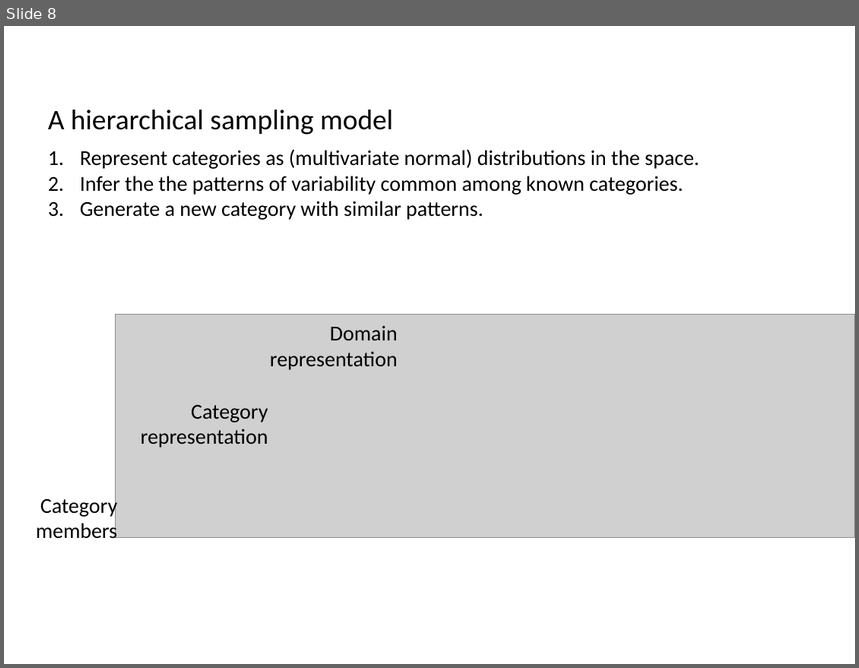
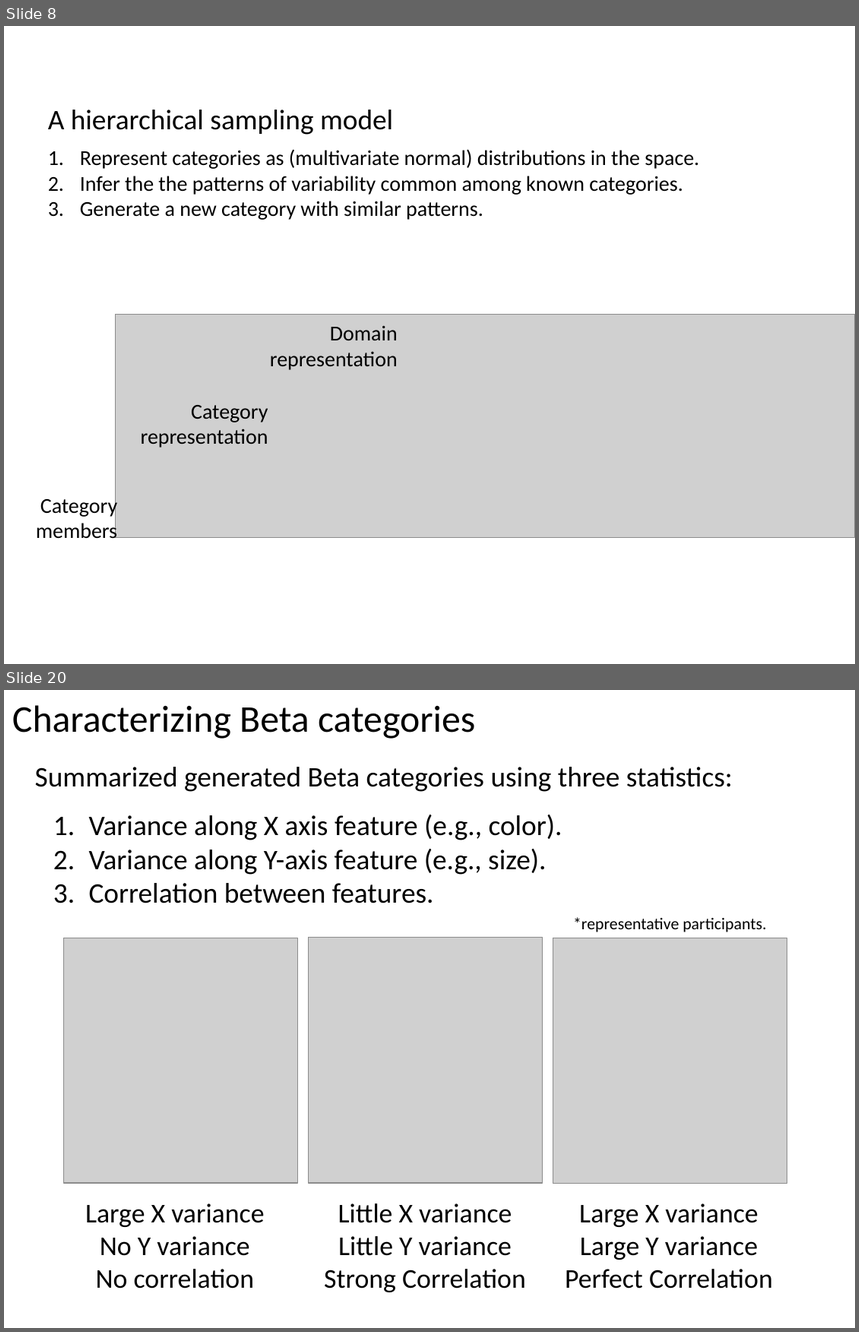
Before and after one commit to AusterweilLab/generating_categories, a slide deck: Presentations/ccn-bbag-march-2-2017.pptx. Shown one above the other, each under a label of ours: slide 8 before the commit, slides 8 and 20 after it; the slides between them are not shown. The pictures are 859x668 and 859x1332 pixels, drawn with LibreOffice and Linux fonts; fonts in the diff are those of the drawing; grey boxes stand for pictures. Boxes give left, top, right and bottom in pixels: in the first picture for what was removed or moved away, otherwise in the second. Text is boxed around its words. In the diff, an @@ line names an element or a change of style, - is before the commit and + after.

```diff
--- a/Presentations/ccn-bbag-march-2-2017.pptx
+++ b/Presentations/ccn-bbag-march-2-2017.pptx
@@ slide 20 added at box(4, 690, 855, 1328), background #FFFFFF @@
@@ text added at box(12, 705, 475, 739), 32 pt, text #000000 @@
+Characterizing Beta categories
@@ text added at box(35, 767, 733, 904), 24 pt, text #000000 @@
+Summarized generated Beta categories using three statistics:
+1. Variance along X axis feature (e.g., color).
+2. Variance along Y-axis feature (e.g., size).
+3. Correlation between features.
@@ text added at box(573, 917, 766, 932), 14 pt, text #000000 @@
+*representative participants.
@@ group added at box(63, 938, 787, 1293): 3 pictures, 3 texts @@
+Large X variance
+No Y variance
+No correlation
+Little X variance
+Little Y variance
+Strong Correlation
+Large X variance
+Large Y variance
+Perfect Correlation
```
Also in this commit, not shown: 1 slide changed, 19 other slides added.
